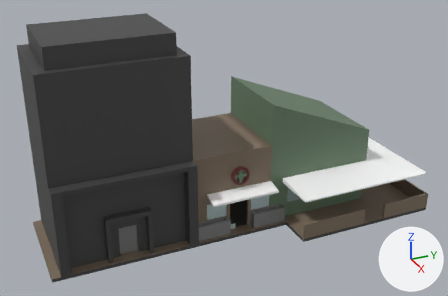
The FBX model Assets/Assets/Buildings/Pharmacy.fbx, before and after one commit.
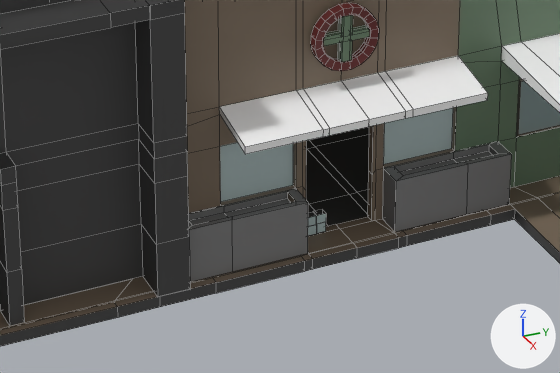
Old and new are each drawn whole from a 50 mm lens placed at (94.0, -41.4, 59.5), pointed at (4.7, -1.2, 14.8) and again close up on the part from 33% to 67% of the width and 56% to 90% of the height. Arrows for +X, +Y and +Z are at lower right; the lights stay in place. The close-ups show mesh edges as thin lines. Where no turn or scale is listed for an object, it has been applied to the vertices. Vertices at the same position are counted once.
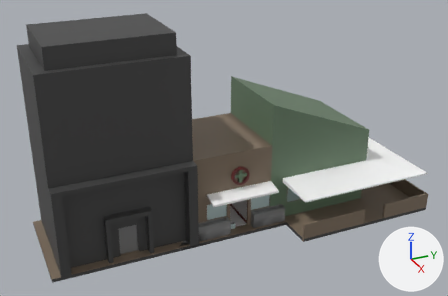
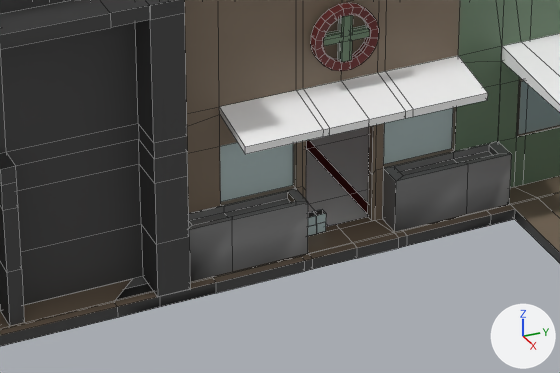
Boxes (x1, y1, x2, y2) around the edits, measured in the close-ups (560 x 373 px; the box of a moved part takes in the faces that stretch with it):
part 1 of me_mesh_001, moved or reshaped: before (116, 210, 560, 300); after (116, 79, 560, 300)
part 2 of me_mesh_001, recoloured: (306, 140, 368, 214) in both
part 3 of me_mesh_001, recoloured: (306, 127, 369, 227) in both

The change, as a diff of the scene's bpy script:
```diff
--- a/Assets/Assets/Buildings/Pharmacy.fbx.py
+++ b/Assets/Assets/Buildings/Pharmacy.fbx.py
@@ me_mesh_001 @@
 # used by ob_polysurface4; location = (0.0, 0.0, 0.0)
-me_mesh_001.from_pydata(...)  # 1103 vertices, 1038 faces; spans x -8.5..16.5, y -33.2..35.2, z 0.1..36.6
+me_mesh_001.from_pydata(...)  # 1129 vertices, 1058 faces; spans x -8.5..16.5, y -33.2..35.2, z 0.1..36.6
+# me_mesh_001 part 1
+# 137 faces are deleted
+# 4 vertices in x -8.1..5.0, y -10.0, z 0.1 move by (0.0, 1.1, 0.0)
+# 4 vertices move from x 10.0, y -12.1..10.1, z 0.1 to x 8.4..8.5, y -12.1..10.1, z 0.1
+# 9 vertices are added at x -8.5..8.5, y -12.1..11.4, z 8.7..16.1
+# 10 new vertices lie (0.0, 0.0, 15.5) away from vertices in x -8.1..10.0, y -12.1..-10.0, z 0.1
+# 7 new vertices lie (0.0, 0.0, 15.9) away from vertices in x -8.1..5.0, y 10.0..11.4, z 0.1
+# 105 new faces join them, mat_lambert2 (dark red #652424)
+# 26 new faces join them, mat_lambert9 (white #ffffff)
+# 4 new faces join them, mat_lambert4 (brown #827260)
+# 22 new faces join them, mat_lambert1 (dark grey #454545)
+# me_mesh_001 part 2: 28 faces spanning x -8.5..10.0, y -10.6..10.0, z 0.1..15.5 switch from mat_lambert1 (dark grey #454545) to mat_lambert2 (dark red #652424)
+# me_mesh_001 part 3: 26 faces spanning x -8.5..10.0, y -8.9..10.0, z 0.1 switch from mat_lambert1 (dark grey #454545) to mat_lambert9 (white #ffffff)
 me_mesh_001.materials.append(mat_lambert4)
```
